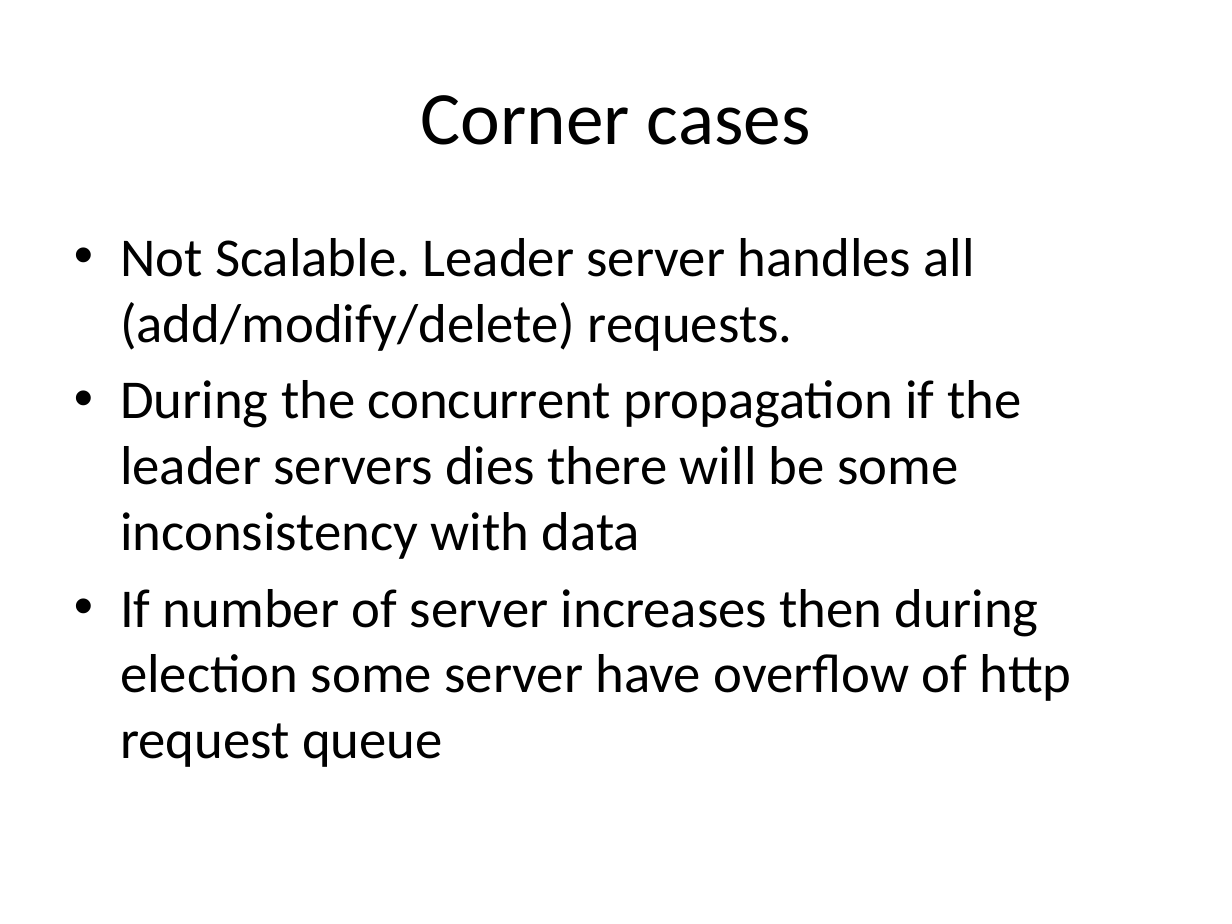
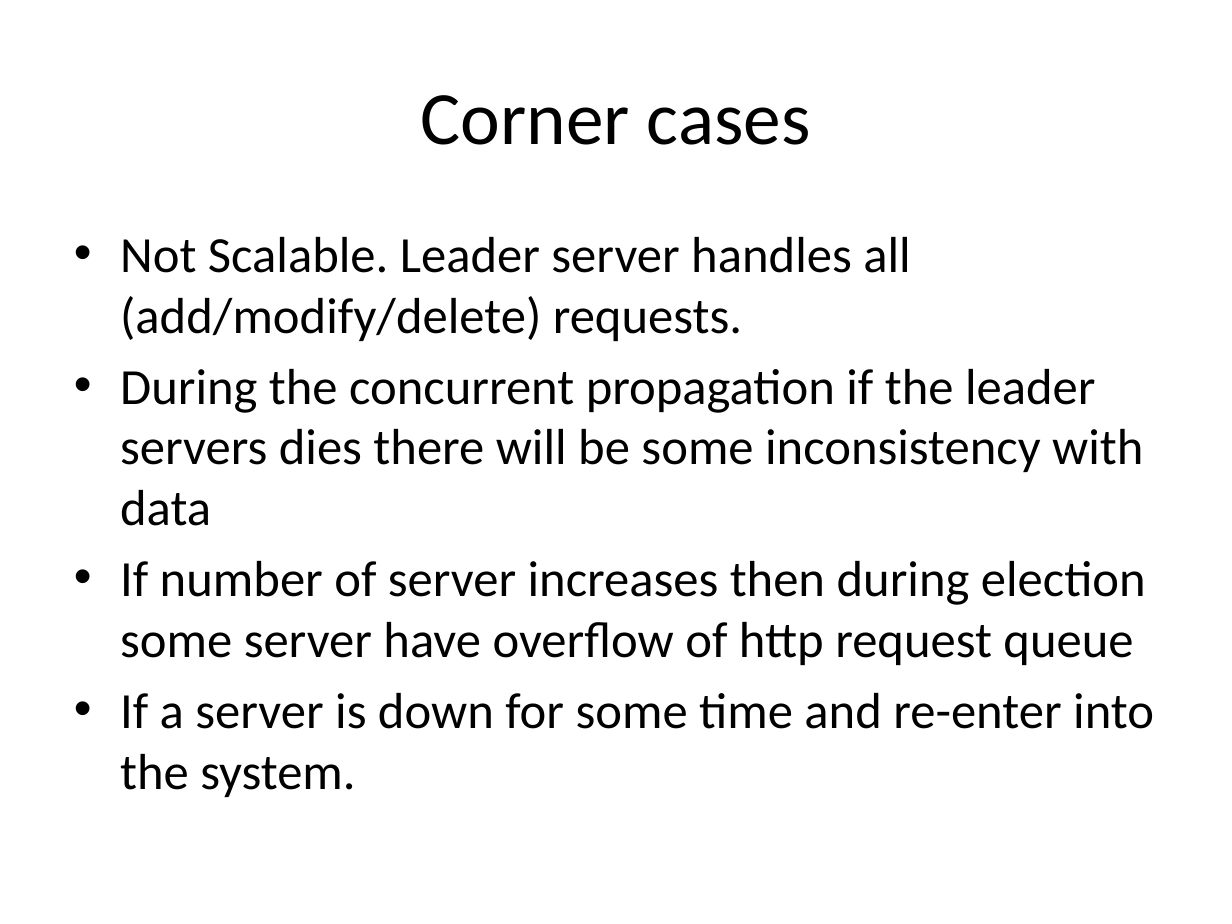
Before and after one commit to RajibTheKing/Distributed-System, a slide deck: slide 15 of Lab_Excercises/Lab2/Lab 2 (Distributed System).pptx. Drawn at 1232x924 pixels with LibreOffice and Linux fonts; fonts in the diff are those of the drawing. Boxes give left, top, right and bottom in pixels: in the first picture for what was removed or moved away, otherwise in the second. Text is boxed around its words. In the diff, an @@ line names an element or a change of style, - is before the commit and + after.

```diff
--- a/Lab_Excercises/Lab2/Lab 2 (Distributed System).pptx
+++ b/Lab_Excercises/Lab2/Lab 2 (Distributed System).pptx
@@ text at (120, 237, 1146, 665): size 32 to 29.6 pt in "Not Scalable. Leader server handles all (add/modify/delete) ...", "During the concurrent propagation if the leader ...", "If number of server increases then during ..." @@
@@ text at (120, 693, 1154, 797): paragraph added @@
+• If a server is down for some time and re-enter into the system.
```
Also in this commit, not shown: 10 other files.
